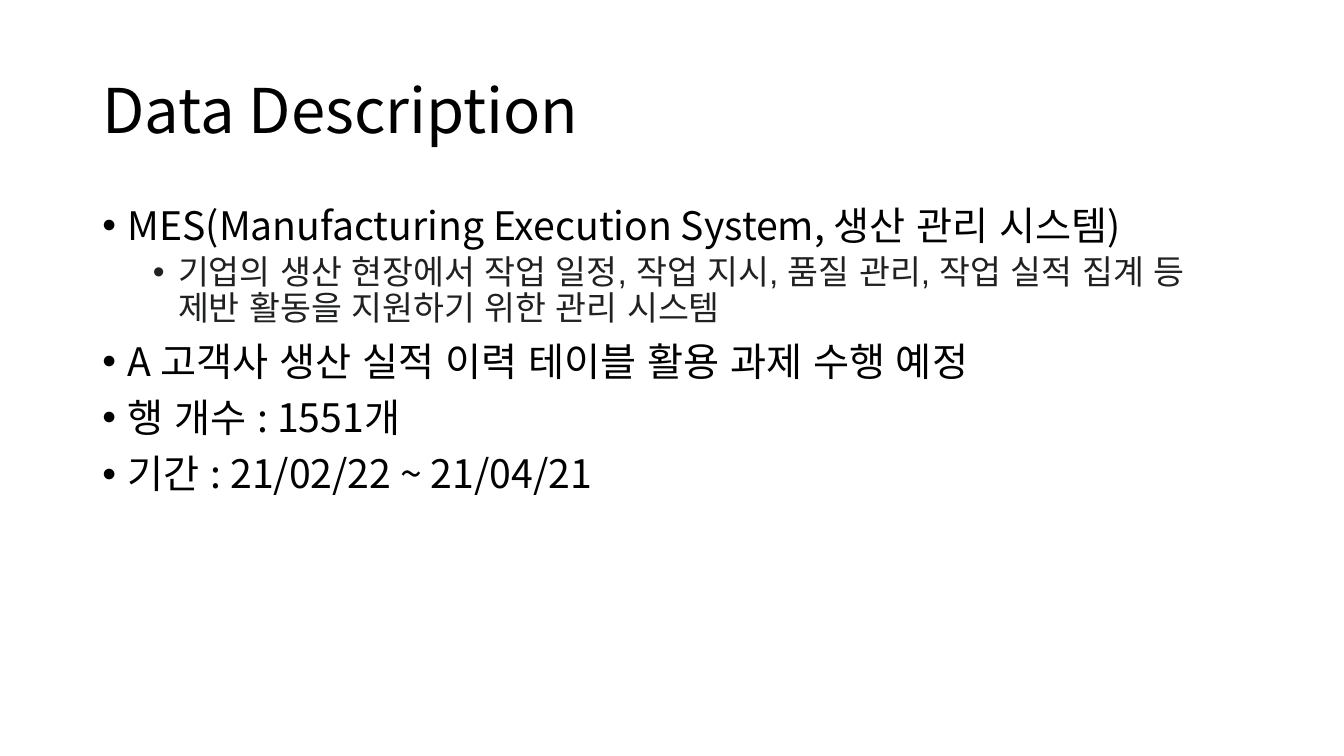
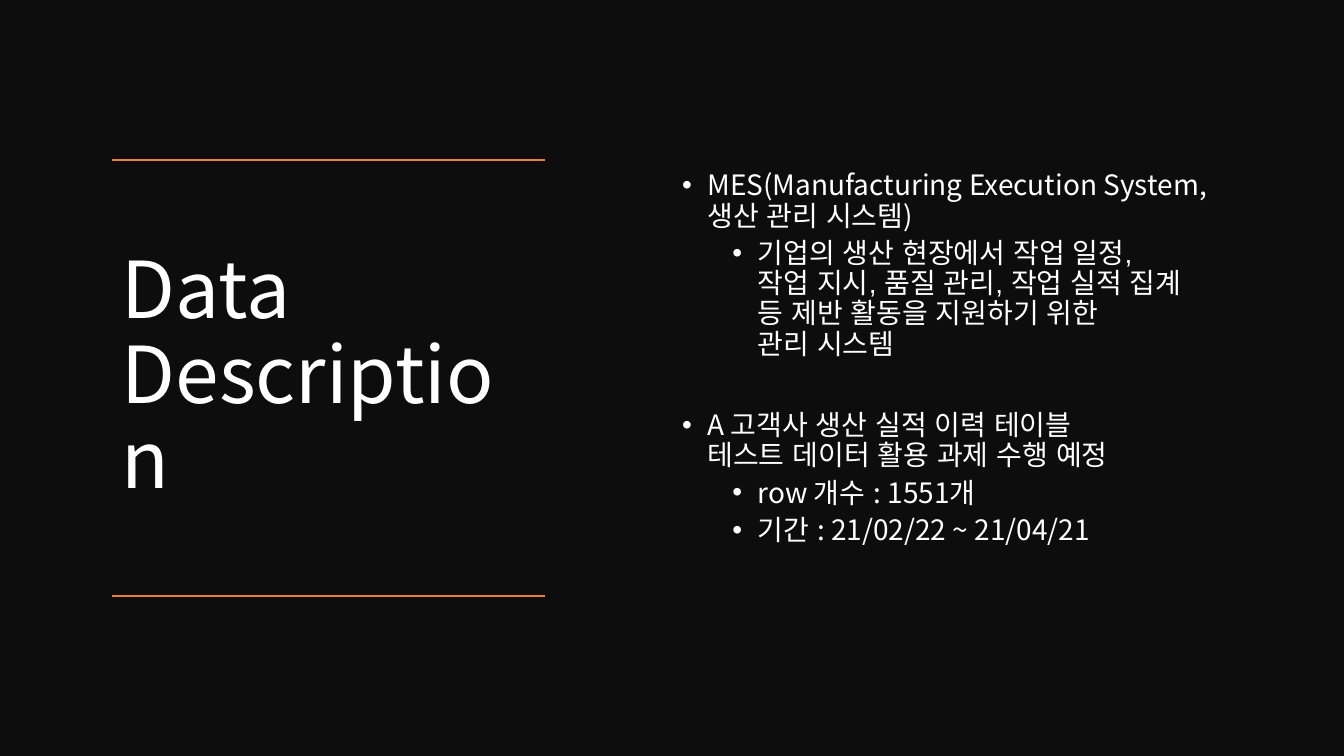
Before and after one commit to jun4879/cbnu_21_1_IndustrialAI, a slide deck: slide 3 of RegressionMiniProject/현업 데이터를 활용 회귀 미니 프로젝트_김준태.pptx. Drawn at 1344x756 pixels with LibreOffice and Linux fonts; fonts in the diff are those of the drawing. Boxes give left, top, right and bottom in pixels: in the first picture for what was removed or moved away, otherwise in the second. Text is boxed around its words. In the diff, an @@ line names an element or a change of style, - is before the commit and + after.

```diff
--- a/RegressionMiniProject/현업 데이터를 활용 회귀 미니 프로젝트_김준태.pptx
+++ b/RegressionMiniProject/현업 데이터를 활용 회귀 미니 프로젝트_김준태.pptx
@@ rectangle added at <box>0,0,1344,756</box>, fill #0D0D0D @@
@@ text "MES(Manufacturing Execution System, 생산 관리 ...": place and size @@
-text "MES(Manufacturing Execution System, 생산 관리 ..." at <box>128,207,1184,495</box>
+text "MES(Manufacturing Execution System, 생산 관리 ..." at <box>707,172,1207,545</box>
@@ text "MES(Manufacturing Execution System, 생산 관리 ..." at <box>707,172,1207,545</box>: vertical alignment top to middle @@
@@ title "Data Description": place and size @@
-title "Data Description" at <box>102,85,579,147</box>
+title "Data Description" at <box>122,260,291,319</box>
@@ title "Data Description" at <box>122,260,291,319</box>: size 44 to 56 pt, text colour #000000 to #FFFFFF @@
@@ line added from (545, 160) to (112, 160), #ED7D31 1 pt @@
@@ text at <box>707,172,1207,545</box>: size 28 to 20 pt, text colour #000000 to #FFFFFF in "MES(Manufacturing Execution System, 생산 관리 시스템)", "기간 : 21/02/22 ~ 21/04/21"; size 24 to 20 pt, text colour #202122 to #FFFFFF in "기업의 생산 현장에서 작업 일정, 작업 지시, ..."; list level 1 to 2 in "기간 : 21/02/22 ~ 21/04/21" @@
@@ text at <box>707,412,1108,506</box>: text changed; size 28 to 20 pt; text colour #000000 to #FFFFFF @@
-• A 고객사 생산 실적 이력 테이블 활용 과제 수행 예정
-• 행 개수 : 1551개
+• A 고객사 생산 실적 이력 테이블
+  테스트 데이터 활용 과제 수행 예정
+  • row 개수 : 1551개
@@ line added from (545, 596) to (112, 596), #ED7D31 1 pt @@
```
Also in this commit, not shown: 4 other slides changed.
